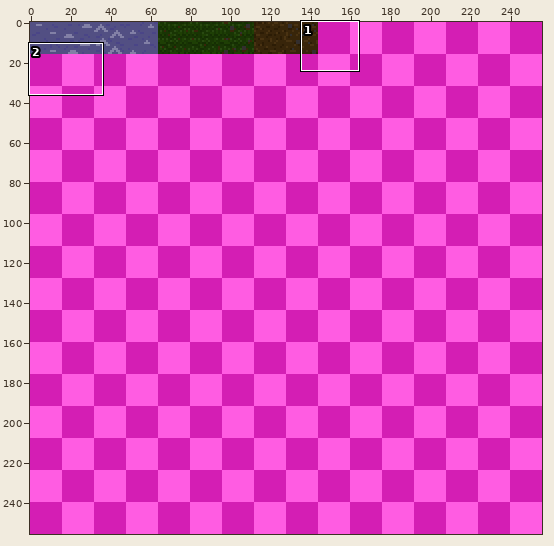
Edited in one commit: sprite sheet (data/tiles/terrain.png). Above, an overview of the earlier version with the close-up marked.
Close-up. Earlier state:
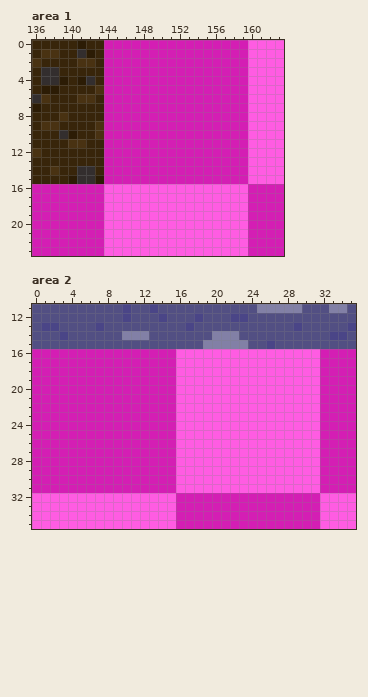
The file is 256x256 pixels. Shown: area 1: x 136..163, y 0..23; area 2: x 0..35, y 11..35.
The result:
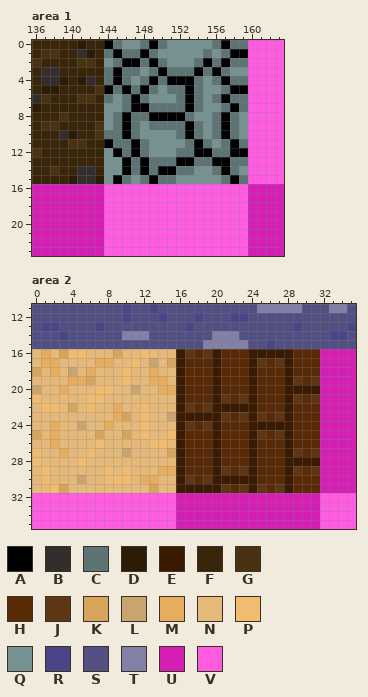
Palette (. is transparent): A #000000  B #332e2e  C #5d7374  D #2c1c05  E #3a1b02  F #38250a  G #493212  H #582a05  J #5e3515  K #d7a45c  L #c8a471  M #e5ad5d  N #e5b97a  P #f1bc70  Q #769293  R #4a4587  S #524f83  T #8280a6  U #d41eb4  V #ff5ce2
The exact change:
--- area 1
@@ x 136..163 @@
- 0 FFFFFDFFUUUUUUUUUUUUUUUUVVVV
- 1 FGGFFBDFUUUUUUUUUUUUUUUUVVVV
- 2 GFFFFGGFUUUUUUUUUUUUUUUUVVVV
- 3 FBBFFFFFUUUUUUUUUUUUUUUUVVVV
- 4 FBBDFDBFUUUUUUUUUUUUUUUUVVVV
- 5 FDDFFFFGUUUUUUUUUUUUUUUUVVVV
- 6 BGFFFGGFUUUUUUUUUUUUUUUUVVVV
- 7 DFFFFFFFUUUUUUUUUUUUUUUUVVVV
- 8 FFFGFFFFUUUUUUUUUUUUUUUUVVVV
- 9 FGGFFFFGUUUUUUUUUUUUUUUUVVVV
-10 FFFBDFFGUUUUUUUUUUUUUUUUVVVV
-11 FFFFGGFFUUUUUUUUUUUUUUUUVVVV
-12 GFFFFFFFUUUUUUUUUUUUUUUUVVVV
-13 FFFFFFFFUUUUUUUUUUUUUUUUVVVV
-14 FFGFFBBFUUUUUUUUUUUUUUUUVVVV
-15 FFFFDBBDUUUUUUUUUUUUUUUUVVVV
+ 0 FFFFFDFFACQQCACQQQQQCACCVVVV
+ 1 FGGFFBDFCACCACQQQQQCQCAAVVVV
+ 2 GFFFFGGFQCAACACQQQCACACCVVVV
+ 3 FBBFFFFFCACCQCACCCACACQQVVVV
+ 4 FBBDFDBFCACQCACAAACQCACCVVVV
+ 5 FDDFFFFGACACACQCCACQQCAAVVVV
+ 6 BGFFFGGFCQCACQQQCACQCACCVVVV
+ 7 DFFFFFFFQQCAACCCCACQQCACVVVV
+ 8 FFFGFFFFQCACCAAAACQQCACQVVVV
+ 9 FGGFFFFGQCACQCCCCACQCACQVVVV
+10 FFFBDFFGCCACQQQQCACQCACQVVVV
+11 FFFFGGFFACCACQQQQCACQCACVVVV
+12 GFFFFFFFQACACQQQCCAACCAAVVVV
+13 FFFFFFFFQQACACCCAACCAACCVVVV
+14 FFGFFBBFQQACACAACCQQCACQVVVV
+15 FFFFDBBDQACQCACCQQQQQCACVVVV
 16 UUUUUUUUVVVVVVVVVVVVVVVVUUUU
--- area 2
@@ x 0..35 @@
 15 SSSSSSSSSSSSSSSSSSSTTTTTSSRSSSSSSSSS
-16 UUUUUUUUUUUUUUUUVVVVVVVVVVVVVVVVUUUU
-17 UUUUUUUUUUUUUUUUVVVVVVVVVVVVVVVVUUUU
-18 UUUUUUUUUUUUUUUUVVVVVVVVVVVVVVVVUUUU
-19 UUUUUUUUUUUUUUUUVVVVVVVVVVVVVVVVUUUU
-20 UUUUUUUUUUUUUUUUVVVVVVVVVVVVVVVVUUUU
-21 UUUUUUUUUUUUUUUUVVVVVVVVVVVVVVVVUUUU
-22 UUUUUUUUUUUUUUUUVVVVVVVVVVVVVVVVUUUU
-23 UUUUUUUUUUUUUUUUVVVVVVVVVVVVVVVVUUUU
-24 UUUUUUUUUUUUUUUUVVVVVVVVVVVVVVVVUUUU
-25 UUUUUUUUUUUUUUUUVVVVVVVVVVVVVVVVUUUU
-26 UUUUUUUUUUUUUUUUVVVVVVVVVVVVVVVVUUUU
-27 UUUUUUUUUUUUUUUUVVVVVVVVVVVVVVVVUUUU
-28 UUUUUUUUUUUUUUUUVVVVVVVVVVVVVVVVUUUU
-29 UUUUUUUUUUUUUUUUVVVVVVVVVVVVVVVVUUUU
-30 UUUUUUUUUUUUUUUUVVVVVVVVVVVVVVVVUUUU
-31 UUUUUUUUUUUUUUUUVVVVVVVVVVVVVVVVUUUU
+16 NMNKPPNNNKNNPNNNEJHJEHHHEEEEEHHHUUUU
+17 NMMNNNNMMNNPNLNKEHHHEHHHEJHJEHHHUUUU
+18 KNMNLNMNNNPNNMNNEHHHEHHHEHHHEHHHUUUU
+19 NNNNMMKNNNPNNMMNEHHHEHHHEHHHEJHJUUUU
+20 LNNMNNNPPNNLNNMMEHHHEHHHEHHHEEEEUUUU
+21 PNNNNNPPNNNNNNNNEHHHEJHJEHHHEJHJUUUU
+22 NPPNKNPNNMNNPNNNEJHJEEEEEHHHEHHHUUUU
+23 NNNNNNNNNMKNPNNLEEEEEJHJEJHJEHHHUUUU
+24 NNMNNLNNMNNNPNNNEJHJEHHHEEEEEHHHUUUU
+25 KNMNNNNKNNKNPNNPEHHHEHHHEJHJEHHHUUUU
+26 NNMNNNNPNNNNNPPNEHHHEHHHEHHHEHHHUUUU
+27 PNNMNNPNNNLNNNNKEHHHEHHHEHHHEJHJUUUU
+28 PNNNNPNNNNNNNNNNEHHHEHHHEHHHEEEEUUUU
+29 NPNNNNNNPNPNNNMMEHHHEJHJEHHHEJHJUUUU
+30 NPNNNLNNPPPNMMNNEJHJEEEEEHHHEHHHUUUU
+31 NNPKNNNNNNNNNKNNEEEEEJHJEJHJEHHHUUUU
 32 VVVVVVVVVVVVVVVVUUUUUUUUUUUUUUUUVVVV
Pixel boxes of the changes (left, top, right, bottom) in both close-ups:
changed: (104, 40, 248, 184)
changed: (32, 349, 320, 493)
